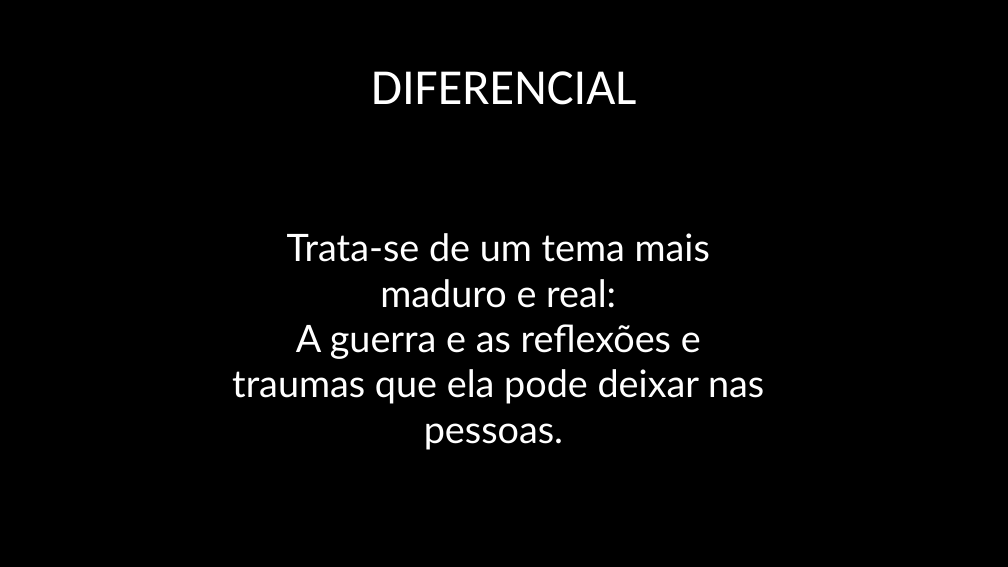
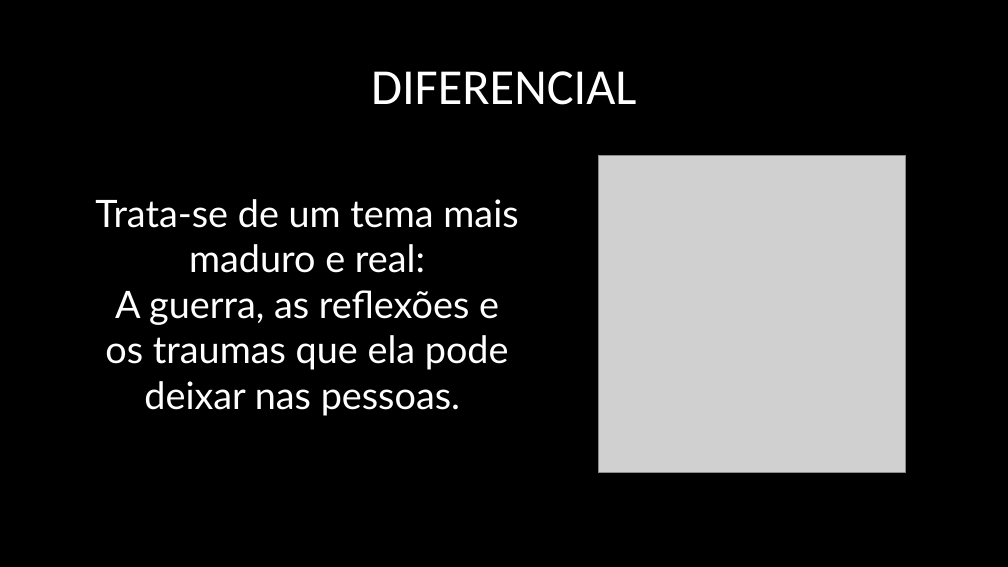
Before and after one commit to MAUAK/FP3-Red-Zone, a slide deck: slide 6 of Documentação/Our_Last_Goodbye.pptx. Drawn at 1008x567 pixels with LibreOffice and Linux fonts; fonts in the diff are those of the drawing; grey boxes stand for pictures; background and template pictures are left out. Boxes give left, top, right and bottom in pixels: in the first picture for what was removed or moved away, otherwise in the second. Text is boxed around its words. In the diff, an @@ line names an element or a change of style, - is before the commit and + after.

```diff
--- a/Documentação/Our_Last_Goodbye.pptx
+++ b/Documentação/Our_Last_Goodbye.pptx
@@ picture added at (x1=599, y1=155, x2=906, y2=472) @@
@@ text "Trata-se de um tema mais ..." moved from (x1=232, y1=233, x2=764, y2=450) to (x1=95, y1=199, x2=518, y2=416) @@
@@ text at (x1=105, y1=290, x2=509, y2=416): text changed @@
-A guerra e as reflexões e traumas que ela pode deixar nas pessoas.
+A guerra, as reflexões e os traumas que ela pode deixar nas pessoas.
```
Also in this commit, not shown: 1 other slide changed.
